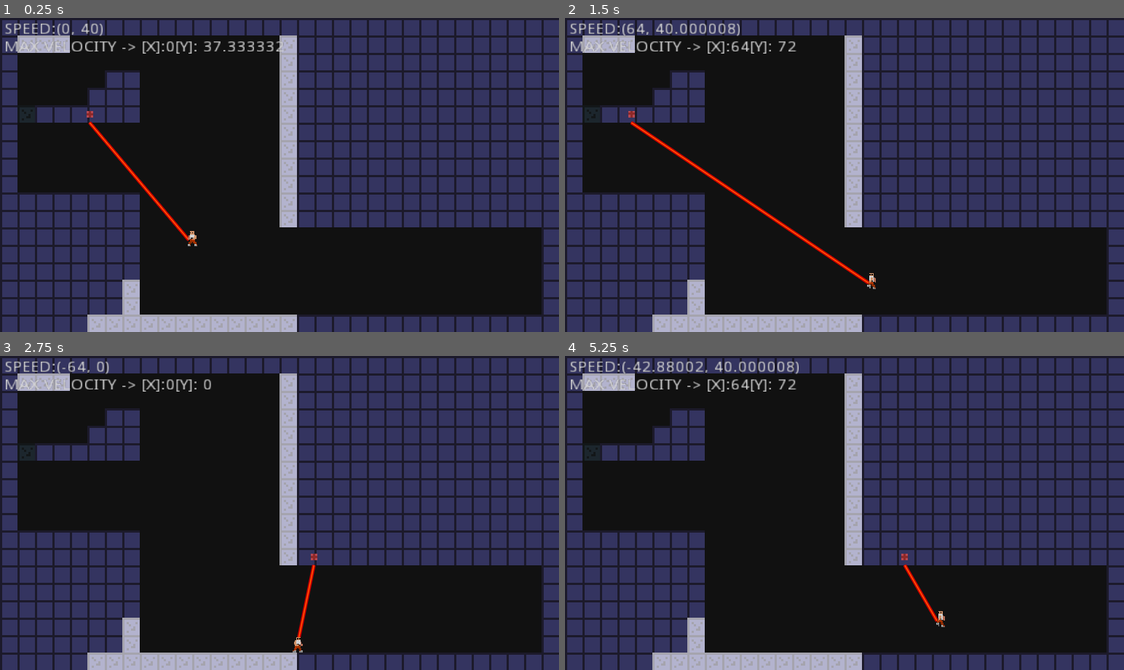
Above: before the commit, frames 1-4 (two rows, left to right).
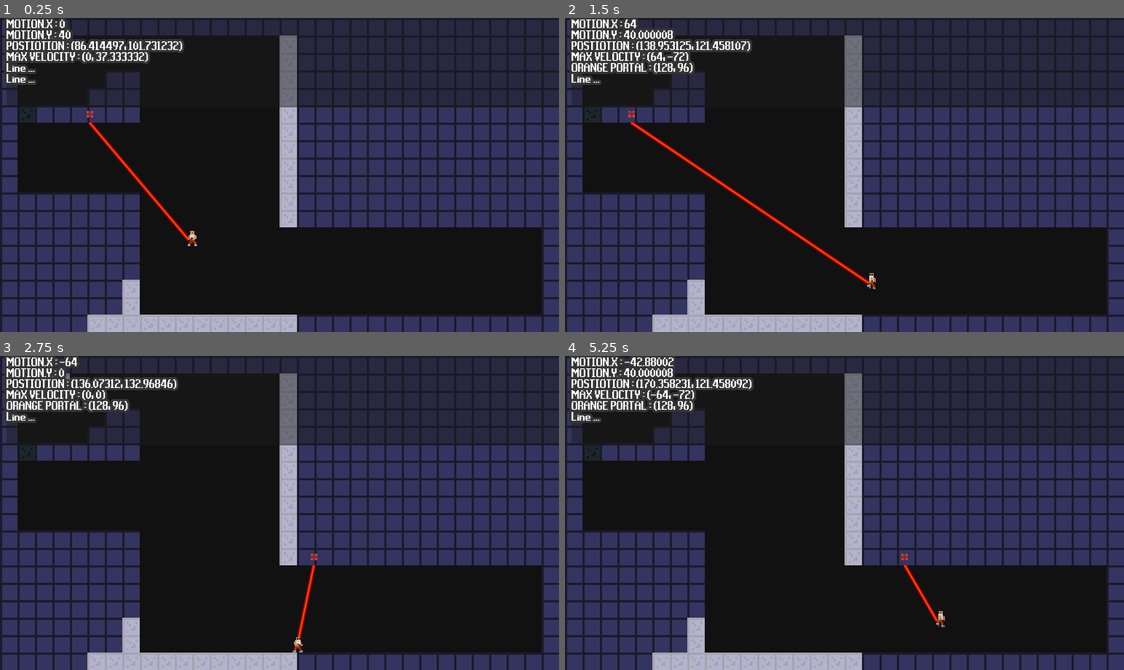
Above: after the commit, the same moments.

Repository: badsadcode/Portal_like_2D
Game: Godot game, scene res://World.tscn
Two runs of this game, one before a commit and one after it. Both use one fixed random seed, a clock stepped at 60 frames per second and the inputs below.
Inputs (mouse positions are in pixels of both pictures, inside the frame that each line leads up to):
- Up to frame 1 (0.25 s): no input
- Up to frame 2 (1.5 s): move the mouse to (967, 159) at 0.52 s; hold D (right) from 0.53 s (still down); click (967, 159) at 0.6 s; tap Space (jump) at 0.77 s; move the mouse to (732, 190) at 1.27 s; tap Middle mouse button (m_mouse) at 1.35 s
- Up to frame 3 (2.75 s): tap Space (jump) at 1.52 s; move the mouse to (335, 443) at 2.02 s; release D (right) at 2.03 s; hold A (left) from 2.03 s (still down); right-click (335, 443) at 2.1 s
- Up to frame 4 (5.25 s): move the mouse to (816, 575) at 2.77 s; release A (left) at 2.78 s; hold D (right) 2.78-4.28 s; click (816, 575) at 2.85 s; tap Space (jump) at 3.02, 3.77, 4.52 s; move the mouse to (1012, 560) at 3.52 s; tap Middle mouse button (m_mouse) at 3.6 s; move the mouse to (676, 465) at 4.27 s; hold A (left) 4.28-5.03 s; right-click (676, 465) at 4.35 s; move the mouse to (872, 513) at 5.02 s; hold D (right) from 5.03 s (still down); click (872, 513) at 5.1 s

The runs differ from the first frame. In frame 1, 17% of the frame differs, in the area x 0-100%, y 0-29%; in frame 2, 17%; in frame 3, 17%; in frame 4, 17%.

Commit message:
added debug window

Diff:
--- /dev/null
+++ b/DebugWindow.gd
@@ -0,0 +1,6 @@
+extends Control
+
+
+func _process(delta):
+	if Input.is_action_just_pressed("debug"):
+		self.visible = !self.visible
--- a/DebugWindow.tscn
+++ b/DebugWindow.tscn
@@ -1,6 +1,7 @@
-[gd_scene load_steps=4 format=2]
+[gd_scene load_steps=5 format=2]
 
 [ext_resource path="res://assets/RUNESCAPE_UF.TTF" type="DynamicFontData" id=1]
+[ext_resource path="res://DebugWindow.gd" type="Script" id=2]
 
 [sub_resource type="CanvasItemMaterial" id=1]
 light_mode = 1
@@ -14,6 +15,15 @@
 [node name="DebugWindow" type="Control"]
 margin_right = 256.0
 margin_bottom = 68.0
+script = ExtResource( 2 )
+__meta__ = {
+"_edit_use_anchors_": false
+}
+
+[node name="ColorRect" type="ColorRect" parent="."]
+anchor_right = 1.0
+rect_min_size = Vector2( 0, 40 )
+color = Color( 0.129412, 0.129412, 0.129412, 0.454902 )
 __meta__ = {
 "_edit_use_anchors_": false
 }
--- a/PlayerHD.gd
+++ b/PlayerHD.gd
@@ -32,6 +32,7 @@
 # let's not search for the raycast in _process(), for the same reason
 onready var raycast = $"RayCast2D"
 
+
 # portal type constants, for code clarity
 const PORTAL_ORANGE = 0
 const PORTAL_BLUE = 1
@@ -46,7 +47,7 @@
 
 	update()
 	set_sprite_direction()
-	display_info()
+	#display_info()
 
 	#GUN RAYCAST
 	raycast.cast_to = (get_viewport().get_mouse_position() - get_global_position()) * 300
--- a/PlayerHD.tscn
+++ b/PlayerHD.tscn
@@ -24,16 +24,16 @@
 region = Rect2( 48, 0, 16, 16 )
 
 [sub_resource type="AtlasTexture" id=6]
-atlas = ExtResource( 1 )
+atlas = ExtResource( 3 )
 region = Rect2( 0, 0, 16, 16 )
 
 [sub_resource type="AtlasTexture" id=7]
 atlas = ExtResource( 3 )
-region = Rect2( 0, 0, 16, 16 )
+region = Rect2( 16, 0, 16, 16 )
 
 [sub_resource type="AtlasTexture" id=8]
-atlas = ExtResource( 3 )
-region = Rect2( 16, 0, 16, 16 )
+atlas = ExtResource( 1 )
+region = Rect2( 0, 0, 16, 16 )
 
 [sub_resource type="SpriteFrames" id=9]
 animations = [ {
@@ -42,14 +42,14 @@
 "name": "default",
 "speed": 10.0
 }, {
-"frames": [ SubResource( 6 ) ],
+"frames": [ SubResource( 6 ), SubResource( 7 ) ],
+"loop": true,
+"name": "breaking",
+"speed": 5.0
+}, {
+"frames": [ SubResource( 8 ) ],
 "loop": true,
 "name": "stand",
-"speed": 5.0
-}, {
-"frames": [ SubResource( 7 ), SubResource( 8 ) ],
-"loop": true,
-"name": "breaking",
 "speed": 5.0
 } ]
 
--- /dev/null
+++ b/World.gd
@@ -0,0 +1,27 @@
+extends Node2D
+
+
+onready var debug_window = $DebugWindow
+onready var player = $PlayerHD
+
+
+onready var debug_line1 = debug_window.get_node("VBoxContainer/Line1")
+onready var debug_line2 = debug_window.get_node("VBoxContainer/Line2")
+onready var debug_line3 = debug_window.get_node("VBoxContainer/Line3")
+onready var debug_line4 = debug_window.get_node("VBoxContainer/Line4")
+onready var debug_line5 = debug_window.get_node("VBoxContainer/Line5")
+onready var debug_line6 = debug_window.get_node("VBoxContainer/Line6")
+
+
+func set_debug_line(aLine, aText, aValue):
+	aLine.text = aText + " : " +str(aValue)
+
+func _process(delta):
+	set_debug_line(debug_line1, "MOTION.X", player.motion.x)
+	set_debug_line(debug_line2, "MOTION.Y", player.motion.y)
+	set_debug_line(debug_line3, "POSTIOTION", player.get_global_position())
+	set_debug_line(debug_line4, "MAX VELOCITY", player.max_velocity)
+	if Global.PortalContainer[0] != null:
+		set_debug_line(debug_line5, "ORANGE PORTAL", Global.PortalContainer[0].position)
+	if Global.PortalContainer[1] != null:
+		set_debug_line(debug_line6, "BLUE PORTAL", Global.PortalContainer[1].position)
--- a/World.tscn
+++ b/World.tscn
@@ -1,8 +1,10 @@
-[gd_scene load_steps=34 format=2]
+[gd_scene load_steps=36 format=2]
 
 [ext_resource path="res://tileset.png" type="Texture" id=1]
+[ext_resource path="res://DebugWindow.tscn" type="PackedScene" id=2]
 [ext_resource path="res://Coord.tscn" type="PackedScene" id=3]
 [ext_resource path="res://PlayerHD.tscn" type="PackedScene" id=4]
+[ext_resource path="res://World.gd" type="Script" id=5]
 
 [sub_resource type="ConvexPolygonShape2D" id=1]
 points = PoolVector2Array( 0, 0, 8, 0, 8, 8, 0, 8 )
@@ -659,6 +661,7 @@
 8/z_index = 0
 
 [node name="World" type="Node2D"]
+script = ExtResource( 5 )
 
 [node name="TileMap" type="TileMap" parent="."]
 tile_set = SubResource( 10 )
@@ -716,6 +719,7 @@
 }
 
 [node name="Label4" type="Label" parent="."]
+visible = false
 margin_left = 1.5
 margin_top = 1.5
 margin_right = 43.5
@@ -731,3 +735,9 @@
 
 [node name="PlayerHD" parent="." instance=ExtResource( 4 )]
 position = Vector2( 86.4145, 96.3979 )
+
+[node name="DebugWindow" parent="." instance=ExtResource( 2 )]
+margin_left = 2.65165
+margin_top = 1.23744
+margin_right = 258.652
+margin_bottom = 69.2374
--- a/project.godot
+++ b/project.godot
@@ -10,7 +10,6 @@
 
 _global_script_classes=[  ]
 _global_script_class_icons={
-
 }
 
 [application]
@@ -93,6 +92,11 @@
 "events": [ Object(InputEventKey,"resource_local_to_scene":false,"resource_name":"","device":0,"alt":false,"shift":false,"control":false,"meta":false,"command":false,"pressed":false,"scancode":70,"unicode":0,"echo":false,"script":null)
  ]
 }
+debug={
+"deadzone": 0.5,
+"events": [ Object(InputEventKey,"resource_local_to_scene":false,"resource_name":"","device":0,"alt":false,"shift":true,"control":false,"meta":false,"command":false,"pressed":false,"scancode":70,"unicode":0,"echo":false,"script":null)
+ ]
+}
 
 [physics]
 
